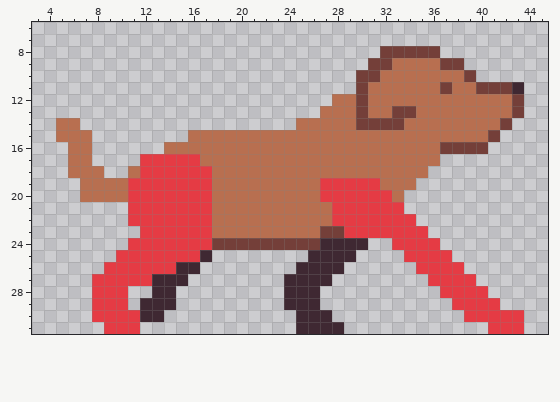
File history of a pixel-art sprite, sprites/wally/walk_0.png. Above, as it was before the edit.
The file is 48x32 pixels. Shown: x 3..45, y 6..31.
After:
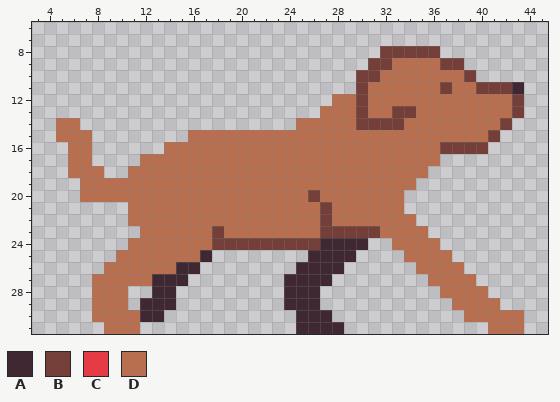
Palette (. is transparent): A #3f2832  B #743f39  C #e53b44  D #b86f50
Edits made:
The edit turns colour C into colour B in row 23 at x 29 to 31.
The edit turns colour D into colour B in row 20 at x 26; in rows 21 to 22 at x 27; in row 23 at x 18.
The edit turns colour C into colour D in row 17 at x 12 to 16; in row 18 at x 12 to 17; in row 19 at x 11 to 17 and 27 to 31; in row 20 at x 11 to 17 and 27 to 32; in row 21 at x 11 to 17 and 28 to 33; in row 22 at x 11 to 17 and 28 to 34.
The edit turns colour C into colour D in row 23 at x 12 to 17 and 32 to 35; in row 24 at x 11 to 17 and 33 to 36; in row 25 at x 10 to 16 and 34 to 37; in row 26 at x 9 to 14 and 35 to 38; in row 27 at x 8 to 12 and 36 to 39; in row 28 at x 8 to 10 and 37 to 40.
The edit turns colour C into colour D in row 29 at x 8 to 10 and 38 to 41; in row 30 at x 8 to 11 and 39 to 43; in row 31 at x 9 to 11 and 41 to 43.
